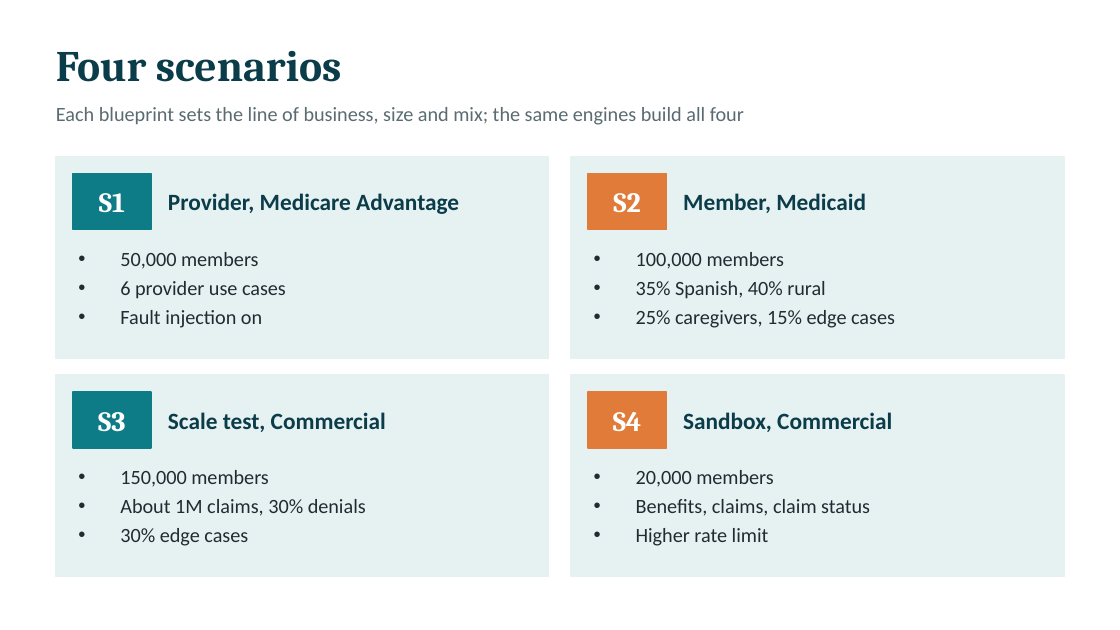
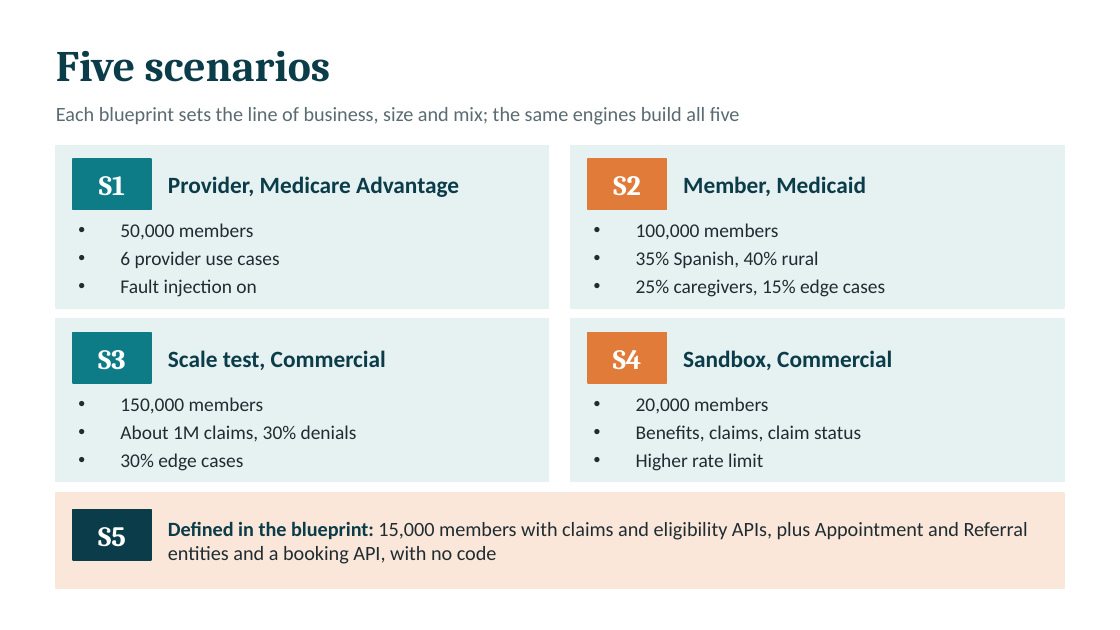
Before and after one commit to aravinda0216/hf-health-poc, a slide deck: slide 5 of docs/Healthcare_AI_Factory_Phase1.pptx. Drawn at 1120x630 pixels with LibreOffice and Linux fonts; fonts in the diff are those of the drawing. Boxes give left, top, right and bottom in pixels: in the first picture for what was removed or moved away, otherwise in the second. Text is boxed around its words. In the diff, an @@ line names an element or a change of style, - is before the commit and + after.

```diff
--- a/docs/Healthcare_AI_Factory_Phase1.pptx
+++ b/docs/Healthcare_AI_Factory_Phase1.pptx
@@ text at (56,51,331,82): text changed @@
-Four scenarios
+Five scenarios
@@ text at (56,107,740,125): text changed @@
-Each blueprint sets the line of business, size and mix; the same engines build all four
+Each blueprint sets the line of business, size and mix; the same engines build all five
@@ rectangle: place and size @@
-rectangle at (56,157,549,358)
+rectangle at (56,146,549,308)
@@ rectangle: place and size @@
-rectangle at (571,157,1064,358)
+rectangle at (571,146,1064,308)
@@ text "S1": place and size @@
-text "S1" at (99,193,125,213)
+text "S1" at (99,176,125,196)
@@ rectangle: place and size @@
-rectangle at (73,174,151,230)
+rectangle at (73,159,151,209)
@@ text "Provider, Medicare Advantage": place and size @@
-text "Provider, Medicare Advantage" at (168,193,459,214)
+text "Provider, Medicare Advantage" at (168,176,459,197)
@@ text "S2": place and size @@
-text "S2" at (613,193,640,212)
+text "S2" at (613,176,640,195)
@@ rectangle: place and size @@
-rectangle at (588,174,666,230)
+rectangle at (588,159,666,209)
@@ text "Member, Medicaid": place and size @@
-text "Member, Medicaid" at (683,193,866,213)
+text "Member, Medicaid" at (683,176,866,196)
@@ text "50,000 members": place and size @@
-text "50,000 members" at (120,252,286,328)
+text "50,000 members" at (120,223,279,297)
@@ text "100,000 members": place and size @@
-text "100,000 members" at (636,252,895,328)
+text "100,000 members" at (636,223,885,297)
@@ rectangle: place and size @@
-rectangle at (56,375,549,577)
+rectangle at (56,319,549,482)
@@ rectangle: place and size @@
-rectangle at (571,375,1064,577)
+rectangle at (571,319,1064,482)
@@ text "S3": place and size @@
-text "S3" at (98,412,125,432)
+text "S3" at (98,350,125,370)
@@ rectangle: place and size @@
-rectangle at (73,392,151,448)
+rectangle at (73,333,151,383)
@@ text "Scale test, Commercial": place and size @@
-text "Scale test, Commercial" at (168,412,386,432)
+text "Scale test, Commercial" at (168,350,386,370)
@@ text "S4": place and size @@
-text "S4" at (613,412,642,431)
+text "S4" at (613,350,642,369)
@@ rectangle: place and size @@
-rectangle at (588,392,666,448)
+rectangle at (588,333,666,383)
@@ text "Sandbox, Commercial": place and size @@
-text "Sandbox, Commercial" at (683,412,892,432)
+text "Sandbox, Commercial" at (683,350,892,370)
@@ text "150,000 members": place and size @@
-text "150,000 members" at (120,470,366,546)
+text "150,000 members" at (120,397,357,471)
@@ size 13 to 12.5 pt in 4 elements at (120,223,279,297), (636,223,885,297), (120,397,357,471), (636,397,861,471) @@
@@ text "20,000 members": place and size @@
-text "20,000 members" at (636,470,870,546)
+text "20,000 members" at (636,397,861,471)
@@ rectangle added at (56,493,1064,588), fill #FBE7D9, outline #FBE7D9 1 pt @@
@@ rectangle added at (73,510,151,560), fill #0B3C49, outline #0B3C49 1 pt @@
@@ text added at (98,527,126,547), 18 pt, text #FFFFFF, bold @@
+S5
@@ text added at (168,521,1028,564), 13 pt, text #1F2D33 @@
+Defined in the blueprint: 15,000 members with claims and eligibility APIs, plus Appointment and Referral entities and a booking API, with no code
```
Also in this commit, not shown: 5 other slides changed, 2 slides added, 1 other file.
